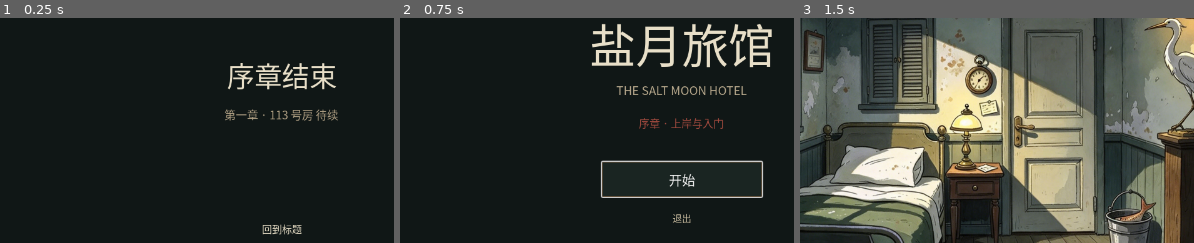
Above: before the commit, frames 1-3 (left to right).
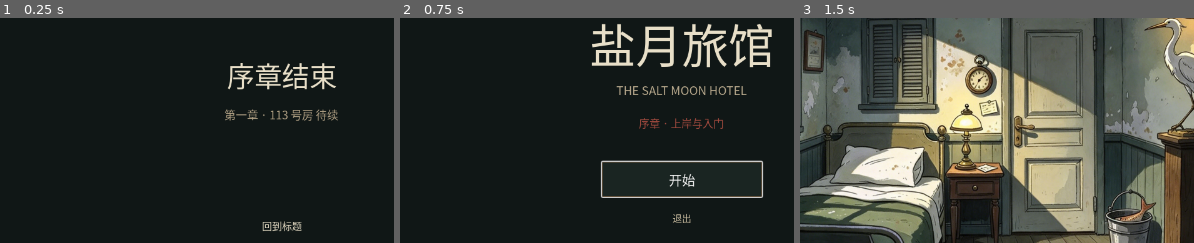
Above: after the commit, the same moments.

Repository: CorinJing/gugu_gaga
Game: Godot game, scene res://scenes/prologue/prologue_end.tscn
Same seed, same stepped clock (60 frames per second), same inputs: the game is played once before the commit and once after it. This scene is started directly instead of the project's main scene.
Inputs:
- Up to frame 1 (0.25 s): no input
- Up to frame 2 (0.75 s): click "回到标题" at 0.5 s
- Up to frame 3 (1.5 s): click "开始" at 1.25 s
The pictures show only the part of the screen within x 15-65%, y 23-73%; the shares and areas given below are measured in that part.

The runs differ from the first frame. In frame 1, 0.3% of the frame differs, in the area x 66-77%, y 90-97%; in frame 2, nothing differs; in frame 3, nothing differs.
Error before the commit: Invalid assignment of property or key 'position' with value of type 'Vector2' on a base object of type 'null instance'. (res://scripts/prologue/prologue_end.gd…

Commit message:
fix: 补全角色场景与4:3响应式适配

Diff:
--- a/scripts/prologue/prologue_demo.gd
+++ b/scripts/prologue/prologue_demo.gd
@@ -138,6 +138,7 @@
 	var stage_size: Vector2
 	var stage_pos: Vector2
 	var scale: float = 1.0
+	var top_h: float = 0.0
 
 	if aspect >= 1.45:
 		# Wide: stage + right sidebar.
@@ -149,7 +150,7 @@
 		stage_pos = area.position + (area.size - stage_size) * 0.5
 	elif aspect >= 1.30:
 		# Near-4:3: stage fills the window, inventory becomes a top bar.
-		var top_h: float = clampf(vp.y * 0.11, 70.0, 100.0)
+		top_h = clampf(vp.y * 0.11, 70.0, 100.0)
 		sidebar_rect = Rect2(0.0, 0.0, vp.x, top_h)
 		var cover_scale: float = maxf(vp.x / 960.0, vp.y / 720.0)
 		stage_size = Vector2(960.0, 720.0) * cover_scale
@@ -165,6 +166,12 @@
 
 	stage.position = stage_pos
 	stage.scale = Vector2(scale, scale)
+	if character.visible and top_h > 0.0:
+		character.position.y = top_h
+		character.size.y = maxf(120.0, 632.0 - top_h)
+	elif character.visible:
+		character.position.y = 0.0
+		character.size.y = 632.0
 	backdrop.position = Vector2.ZERO
 	backdrop.size = vp
 	backdrop.texture = background.texture
--- a/scripts/prologue/prologue_end.gd
+++ b/scripts/prologue/prologue_end.gd
@@ -2,7 +2,6 @@
 
 @onready var title_label: Label = $Title
 @onready var subtitle_label: Label = $Subtitle
-@onready var placeholder_label: Label = $Placeholder
 @onready var back_button: Button = %BackButton
 
 
@@ -27,10 +26,6 @@
 	subtitle_label.size = Vector2(vp.x, 34.0 * s)
 	subtitle_label.add_theme_font_size_override("font_size", int(18.0 * s))
 
-	placeholder_label.position = Vector2(0.0, vp.y * 0.30 + 145.0 * s)
-	placeholder_label.size = Vector2(vp.x, 26.0 * s)
-	placeholder_label.add_theme_font_size_override("font_size", int(13.0 * s))
-
 	back_button.position = Vector2(cx - 100.0 * s, vp.y * 0.66)
 	back_button.size = Vector2(200.0 * s, 44.0 * s)
 	back_button.add_theme_font_size_override("font_size", int(16.0 * s))
--- a/scripts/ui/game_hud.gd
+++ b/scripts/ui/game_hud.gd
@@ -11,6 +11,7 @@
 @onready var sidebar_line: ColorRect = $SidebarLine
 @onready var location_bg: ColorRect = $LocationBg
 @onready var prompt_bg: ColorRect = $PromptBg
+@onready var corner_mask: ColorRect = $CornerMask
 
 
 func _ready() -> void:
@@ -105,3 +106,7 @@
 	action_button.position = stage_rect.position + Vector2(780.0, 580.0) * s
 	action_button.size = Vector2(148.0, 48.0) * s
 	action_button.add_theme_font_size_override("font_size", int(17.0 * s))
+
+	# Keep this corner cover on the actual stage edge, never on a hard-coded 1280x720 spot.
+	corner_mask.position = stage_rect.position + Vector2(900.0, 680.0) * s
+	corner_mask.size = Vector2(60.0, 40.0) * s
Not shown, changed: 更新日志.md
